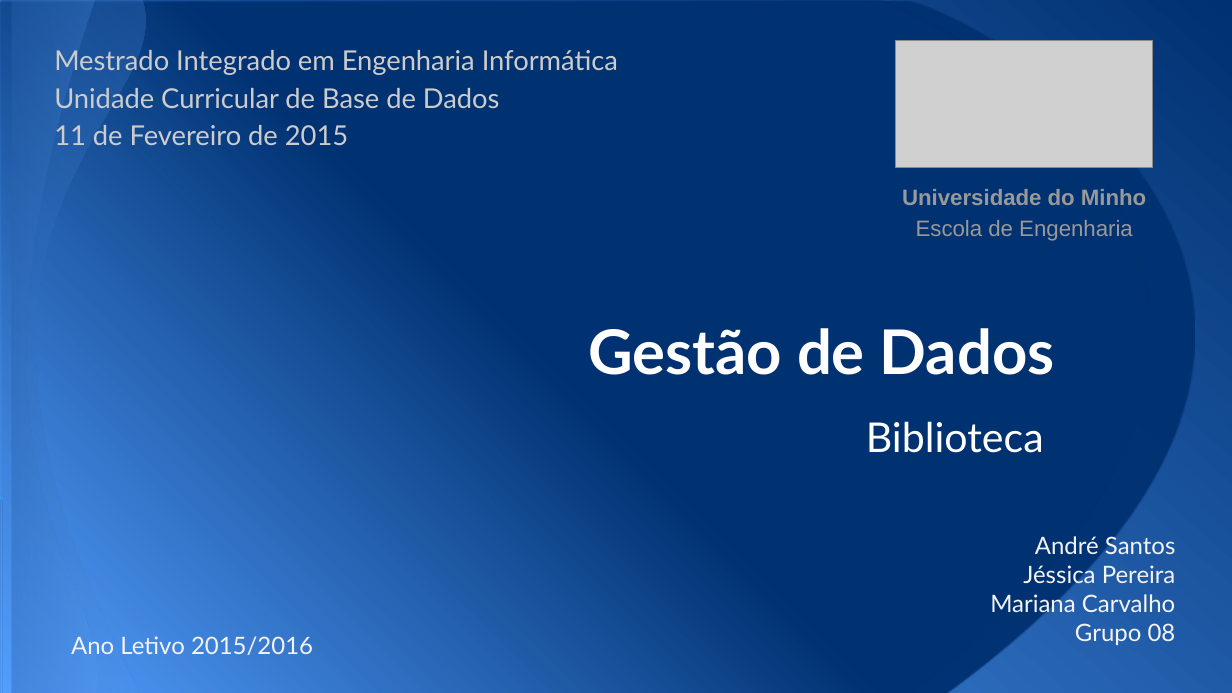
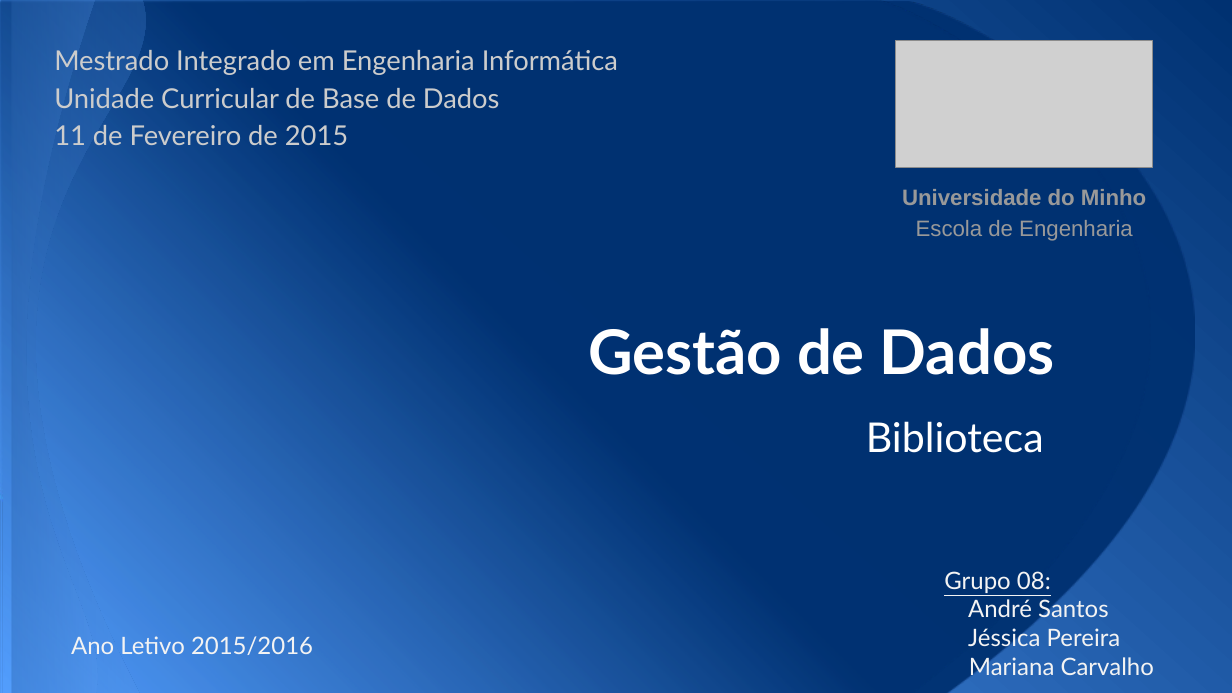
Before and after one commit to b-p3r/BD-1516, a slide deck: slide 27 of Apresentacao/Apresentacao.pptx. Drawn at 1232x693 pixels with LibreOffice and Linux fonts; fonts in the diff are those of the drawing; grey boxes stand for pictures. Boxes give left, top, right and bottom in pixels: in the first picture for what was removed or moved away, otherwise in the second. Text is boxed around its words. In the diff, an @@ line names an element or a change of style, - is before the commit and + after.

```diff
--- a/Apresentacao/Apresentacao.pptx
+++ b/Apresentacao/Apresentacao.pptx
@@ text at [944,571,1154,677]: text changed @@
-André Santos
-Jéssica Pereira
-Mariana Carvalho
-Grupo 08
+Grupo 08:
+        André Santos
+        Jéssica Pereira
+        Mariana Carvalho
```
Also in this commit, not shown: 9 other slides changed.
